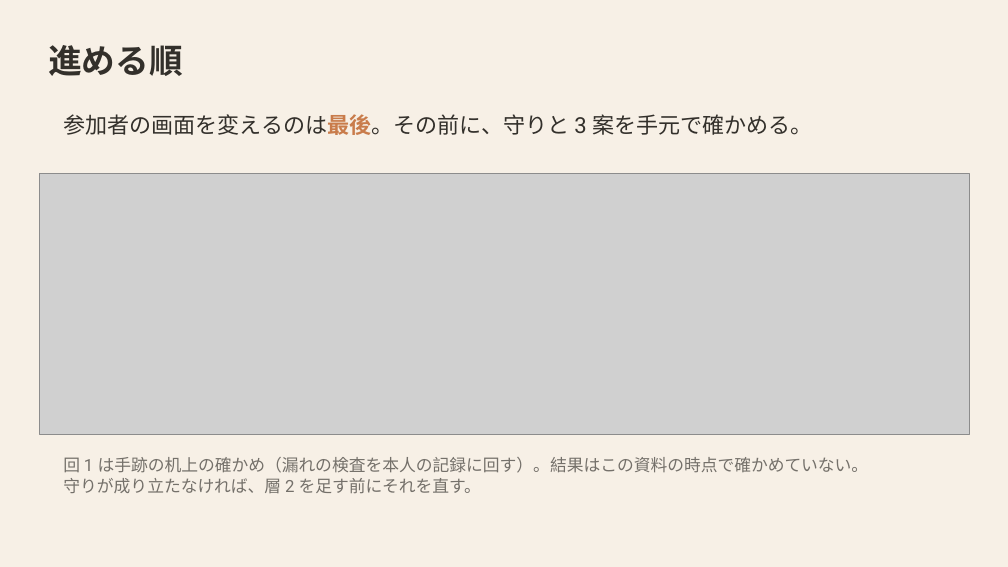
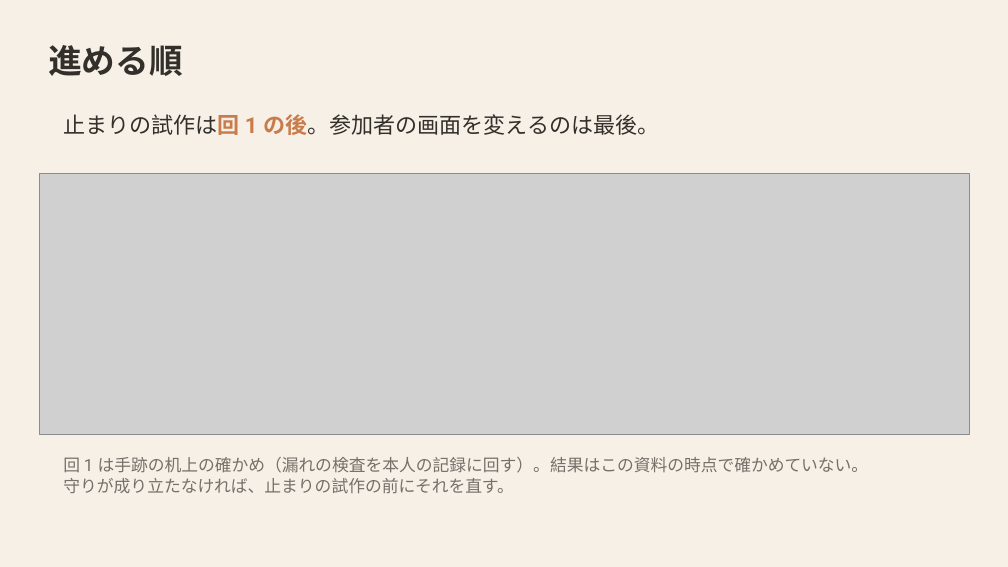
Before and after one commit to mikotomiura/GSE-prototype, a slide deck: slide 32 of docs/slides/project-overview/GSE_handmark_design.pptx (slide 29 before the commit). Drawn at 1008x567 pixels with LibreOffice and Linux fonts; fonts in the diff are those of the drawing; grey boxes stand for pictures. Boxes give left, top, right and bottom in pixels: in the first picture for what was removed or moved away, otherwise in the second. Text is boxed around its words. In the diff, an @@ line names an element or a change of style, - is before the commit and + after.

```diff
--- a/docs/slides/project-overview/GSE_handmark_design.pptx
+++ b/docs/slides/project-overview/GSE_handmark_design.pptx
@@ text at (63,114,659,135): text changed @@
-参加者の画面を変えるのは最後。その前に、守りと 3 案を手元で確かめる。
+止まりの試作は回 1 の後。参加者の画面を変えるのは最後。
@@ text at (63,478,513,494): text changed @@
-守りが成り立たなければ、層 2 を足す前にそれを直す。
+守りが成り立たなければ、止まりの試作の前にそれを直す。
```
Also in this commit, not shown: 14 other slides changed, 3 slides added, 12 other files.
